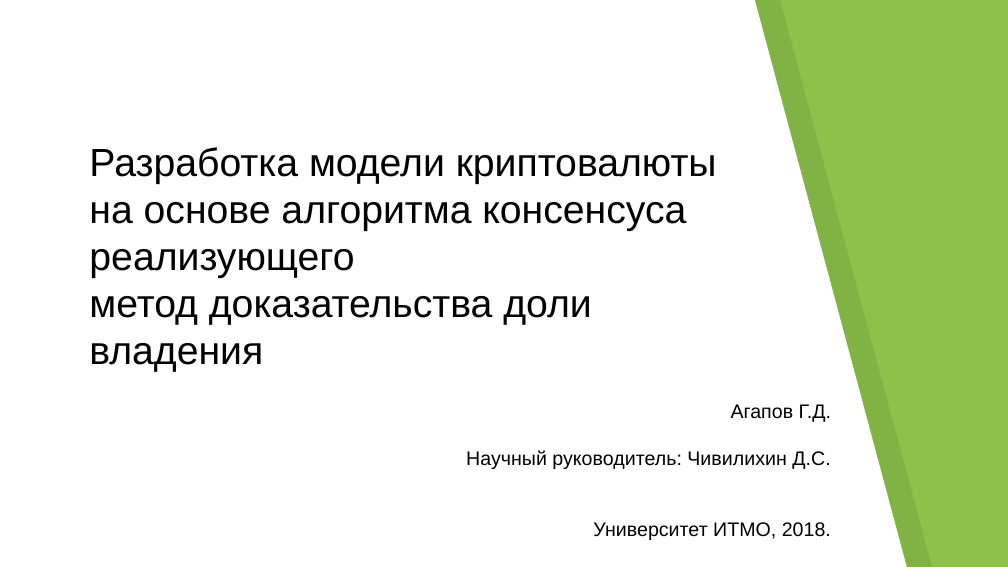
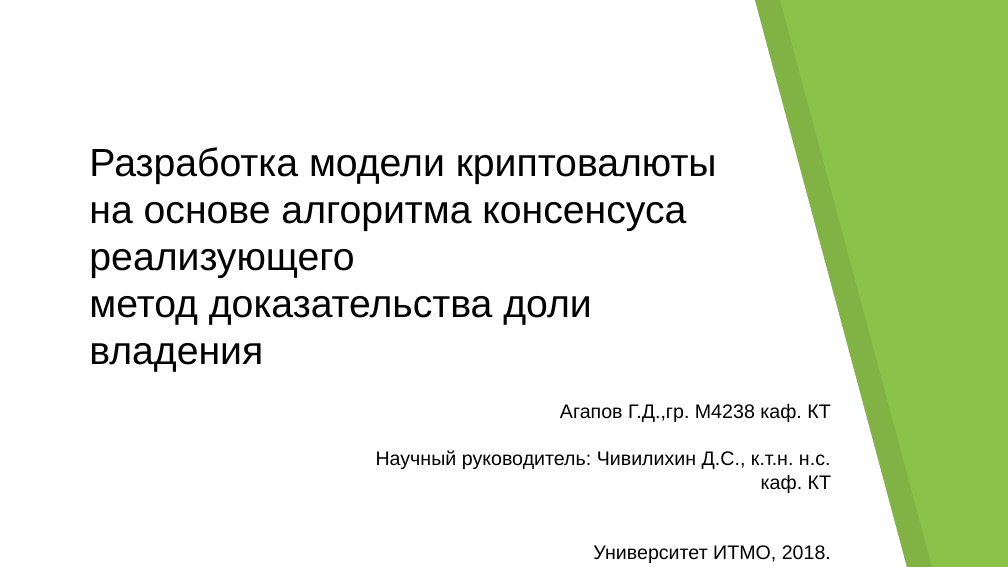
Before and after one commit to georgeee/itmo-master-thesis, a slide deck: slide 1 of presentation.odp. Drawn at 1008x567 pixels with LibreOffice and Linux fonts; fonts in the diff are those of the drawing. Boxes give left, top, right and bottom in pixels: in the first picture for what was removed or moved away, otherwise in the second. Text is boxed around its words. In the diff, an @@ line names an element or a change of style, - is before the commit and + after.

```diff
--- a/presentation.odp
+++ b/presentation.odp
@@ text at bbox=[376, 403, 831, 493]: text changed @@
-Агапов Г.Д.
-Научный руководитель: Чивилихин Д.С.
+Агапов Г.Д.,гр. М4238 каф. КТ
+Научный руководитель: Чивилихин Д.С., к.т.н. н.с. каф. КТ
```
Also in this commit, not shown: 24 other slides changed, 4 slides added, 2 slides removed.
